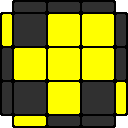
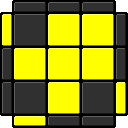
Layer changes from the first 128 × 128 image to the second:
painted on "color" over bbox(2, 2, 126, 126)
